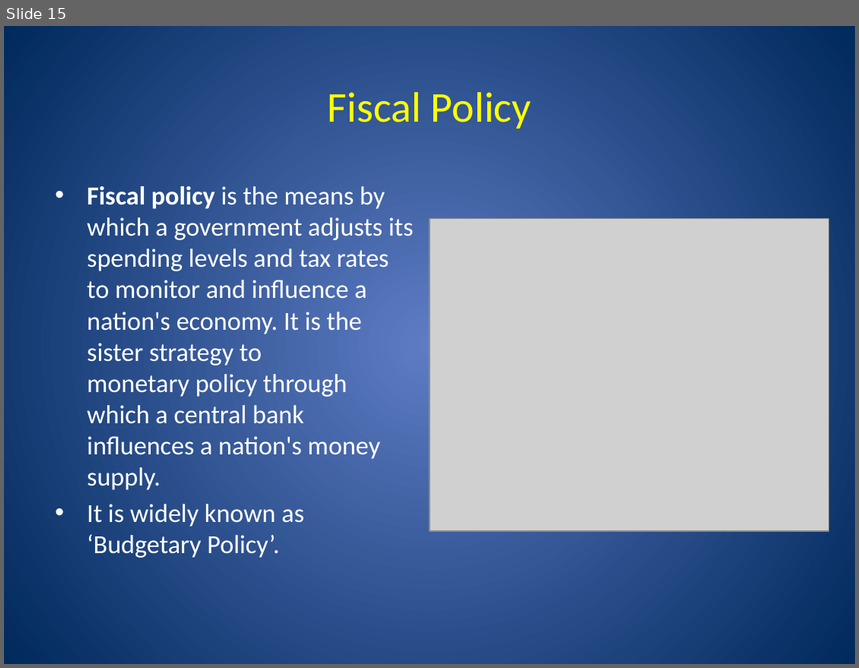
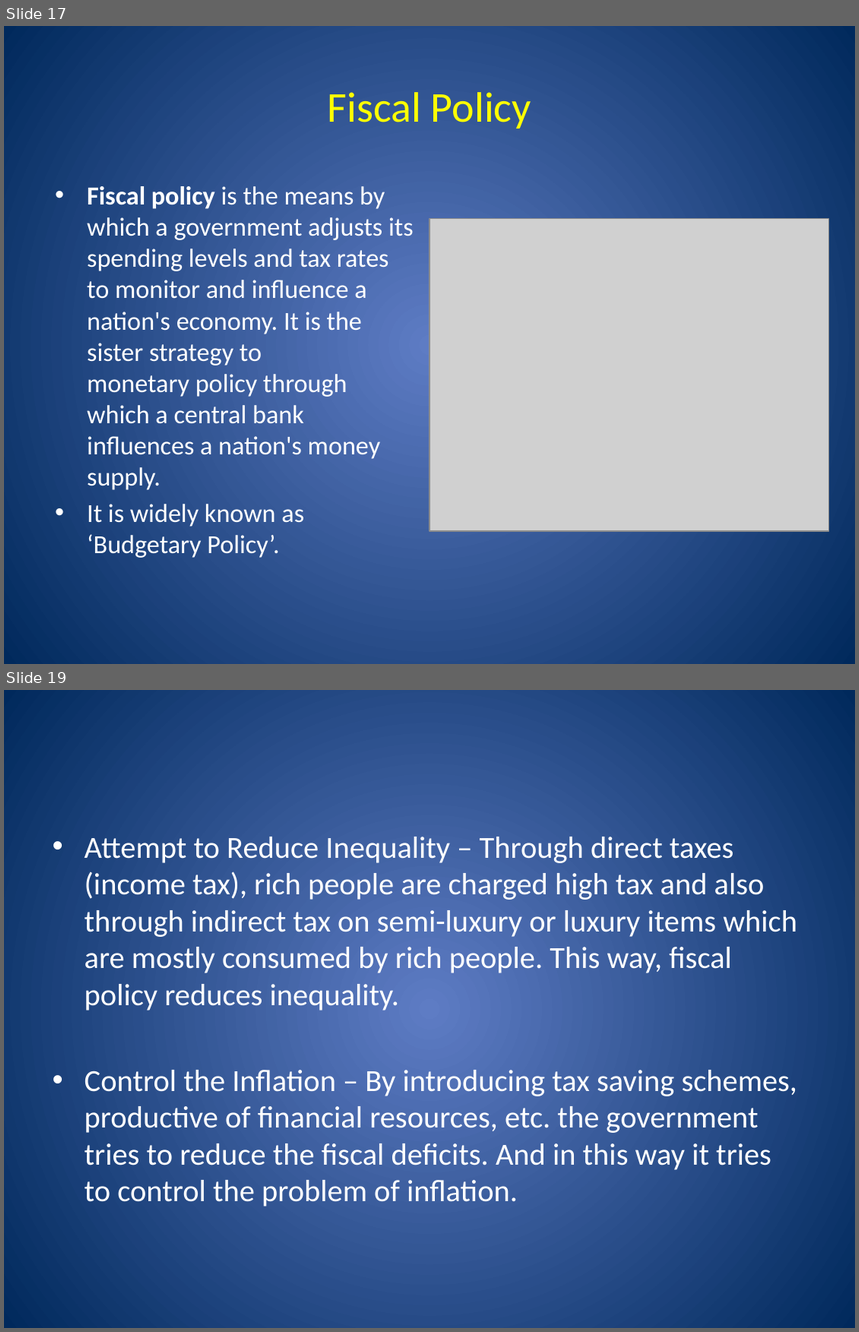
Before and after one commit to Amul01/Presentations, a slide deck: EEM-Money.pptx. Shown one above the other, each under a label of ours: slide 15 before the commit, slides 17 and 19 after it; the slides between them are not shown. The pictures are 859x668 and 859x1332 pixels, drawn with LibreOffice and Linux fonts; fonts in the diff are those of the drawing; grey boxes stand for pictures. Boxes give left, top, right and bottom in pixels: in the first picture for what was removed or moved away, otherwise in the second. Text is boxed around its words. In the diff, an @@ line names an element or a change of style, - is before the commit and + after.

```diff
--- a/EEM-Money.pptx
+++ b/EEM-Money.pptx
@@ slide 19 added at box(4, 690, 855, 1328), background gradient #5E7CC5 to #00295C @@
@@ text added at box(85, 837, 798, 1207), 26 pt, text #FFFFFF @@
+• Attempt to Reduce Inequality – Through direct taxes (income tax), rich people are charged high tax and also through indirect tax on semi-luxury or luxury items which are mostly consumed by rich people. This way, fiscal policy reduces inequality.
+• Control the Inflation – By introducing tax saving schemes, productive of financial resources, etc. the government tries to reduce the fiscal deficits. And in this way it tries to control the problem of inflation.
@@ what was slide 15 is now slide 17 @@
```
Also in this commit, not shown: 10 slides changed, 7 other slides added.
